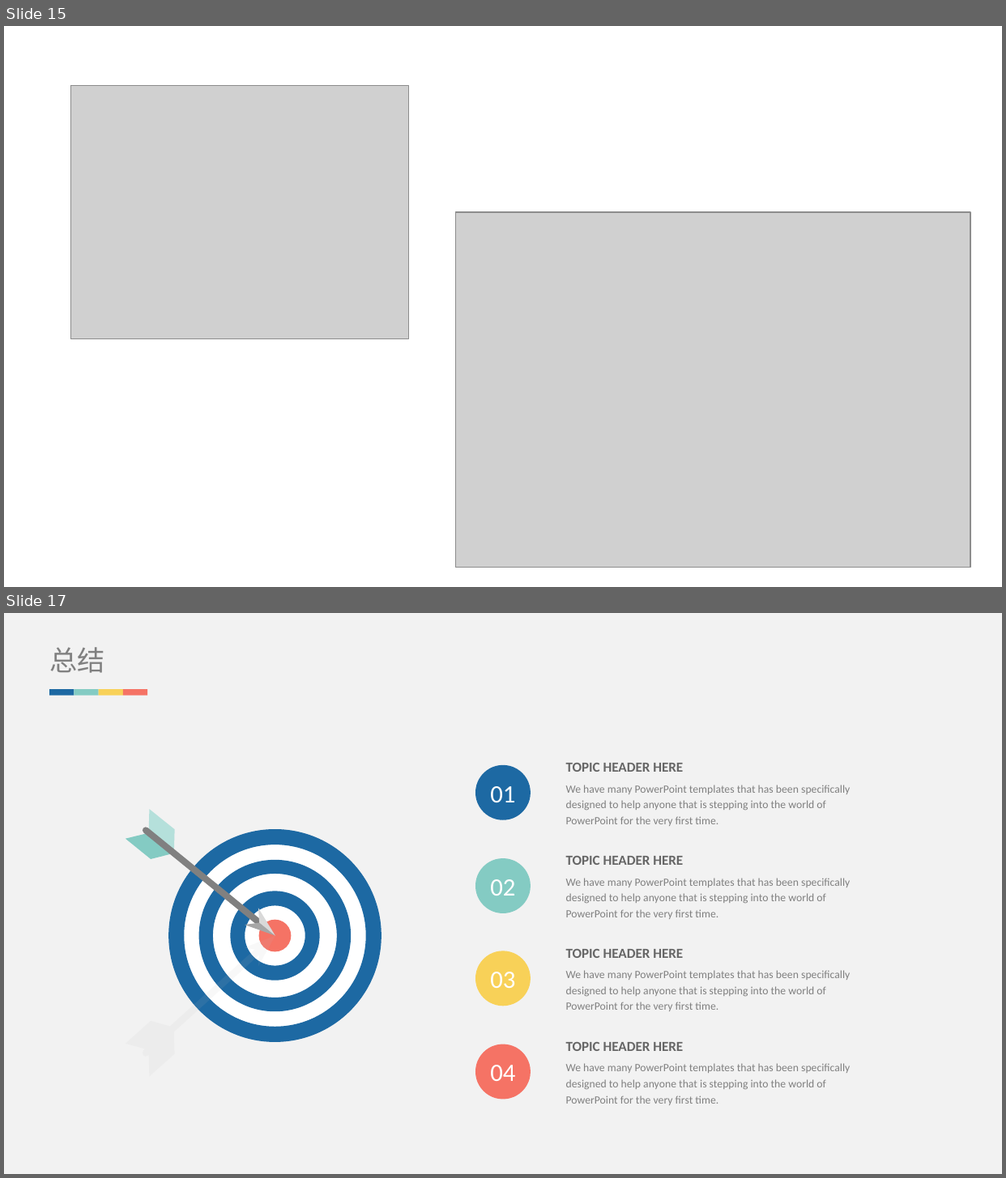
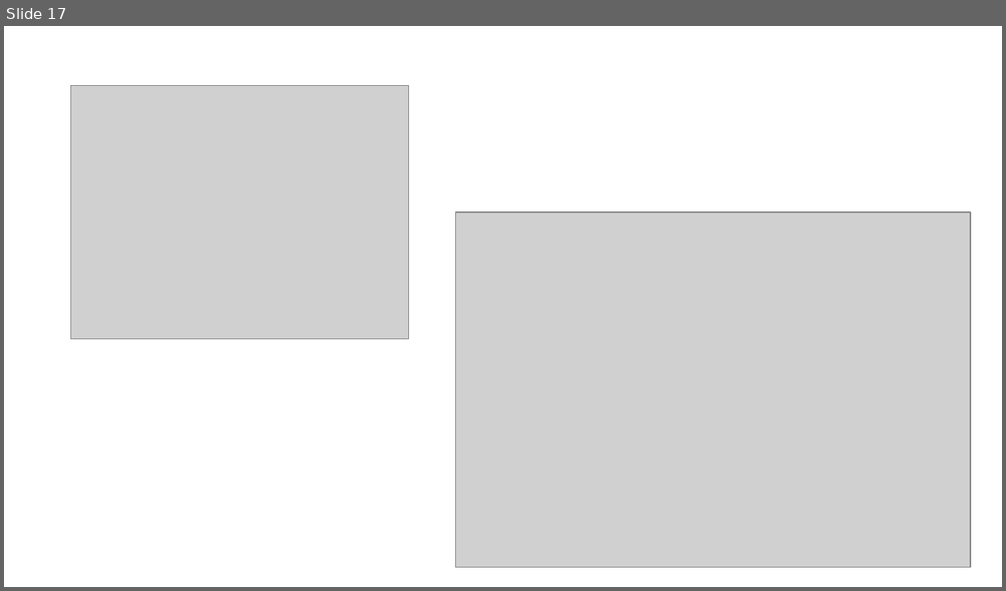
Before and after one commit to Kis-M/lunwen, a slide deck: 毕业答辩.pptx. Shown one above the other, each under a label of ours: slides 15 and 17 before the commit, slide 17 after it; the slides between them are not shown. The pictures are 1006x1178 and 1006x591 pixels, drawn with LibreOffice and Linux fonts; fonts in the diff are those of the drawing; grey boxes stand for pictures. Boxes give left, top, right and bottom in pixels: in the first picture for what was removed or moved away, otherwise in the second. Text is boxed around its words. In the diff, an @@ line names an element or a change of style, - is before the commit and + after.

```diff
--- a/毕业答辩.pptx
+++ b/毕业答辩.pptx
@@ slide 17 removed at <box>4,613,1002,1174</box>, background #F2F2F2 @@
@@ text removed at <box>49,647,104,673</box> @@
-总结
@@ group removed at <box>50,690,147,696</box>: 4 rectangles @@
@@ ellipse removed at <box>475,764,530,820</box> @@
-01
@@ text removed at <box>566,763,850,826</box> @@
-TOPIC HEADER HERE
-We have many PowerPoint templates that has been specifically designed to help anyone that is stepping into the world of PowerPoint for the very first time.
@@ ellipse removed at <box>475,858,530,914</box> @@
-02
@@ text removed at <box>566,856,850,919</box> @@
-TOPIC HEADER HERE
-We have many PowerPoint templates that has been specifically designed to help anyone that is stepping into the world of PowerPoint for the very first time.
@@ group removed at <box>168,829,381,1042</box>: 3 freeform shapes, 2 ellipses @@
@@ group removed at <box>126,810,275,936</box>: 5 freeform shapes @@
@@ freeform shape removed at <box>126,935,275,1076</box> @@
@@ ellipse removed at <box>475,952,530,1006</box> @@
-03
@@ text removed at <box>566,949,850,1012</box> @@
-TOPIC HEADER HERE
-We have many PowerPoint templates that has been specifically designed to help anyone that is stepping into the world of PowerPoint for the very first time.
@@ ellipse removed at <box>475,1044,530,1099</box> @@
-04
@@ text removed at <box>566,1042,850,1105</box> @@
-TOPIC HEADER HERE
-We have many PowerPoint templates that has been specifically designed to help anyone that is stepping into the world of PowerPoint for the very first time.
@@ what was slide 15 is now slide 17 @@
```
Also in this commit, not shown: 7 slides changed, 3 slides added, 1 other file.
